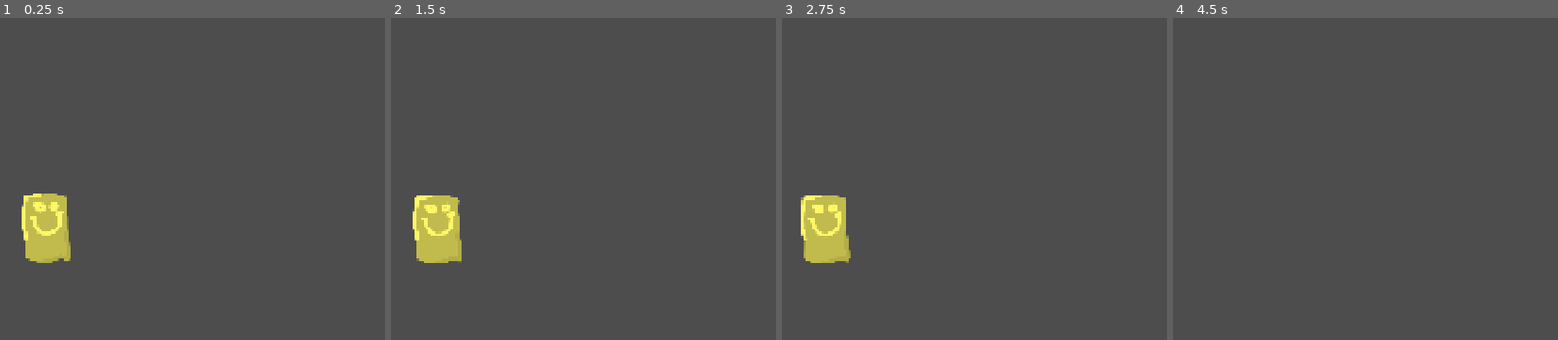
Above: before the commit, frames 1-4 (left to right).
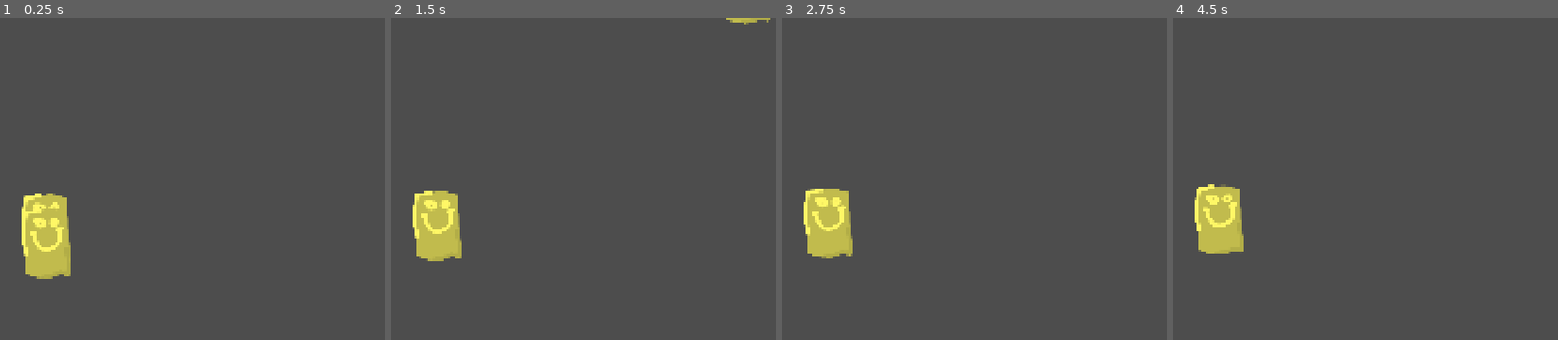
Above: after the commit, the same moments.

Repository: ParadoxicXenos/haven-game-wlg
Game: Godot game, scene res://Scenes/levels.tscn
Two runs of this game, one before a commit and one after it. Both use one fixed random seed, a clock stepped at 60 frames per second and the inputs below.
Inputs (mouse positions are in pixels of both pictures, inside the frame that each line leads up to):
- Up to frame 1 (0.25 s): no input
- Up to frame 2 (1.5 s): move the mouse to (602, 207) at 0.52 s; hold Right (right) 0.53-1.28 s; tap Space (space, bound only after the commit) at 0.6 s; move the mouse to (outside the picture) at 1.27 s; hold Left (left) from 1.28 s (still down); click (outside the picture) at 1.35 s
- Up to frame 3 (2.75 s): tap Space (space, bound only after the commit) at 1.55, 2.1 s; move the mouse to (905, 137) at 2.02 s; release Left (left) at 2.03 s; hold Right (right) from 2.03 s (still down)
- Up to frame 4 (4.5 s): move the mouse to (1180, 314) at 2.77 s; release Right (right) at 2.78 s; hold Up (up) 2.78-3.53 s; tap Space (space, bound only after the commit) at 2.85, 3.8, 4.35 s; move the mouse to (1446, 291) at 3.52 s; press the mouse at (1446, 291) at 3.53 s; hold Left (left) from 3.53 s (still down); move the mouse to (outside the picture) at 4.27 s; release the mouse at (outside the picture) at 4.28 s

The runs differ from the first frame. In frame 1, 1.3% of the frame differs, in the area x 5-19%, y 54-82%; in frame 2, 0.9%; in frame 3, 1.5%; in frame 4, 2.4%, in the area x 5-19%, y 51-74%.
Error after the commit: Invalid access to property or key 'process_mode' on a base object of type 'Nil'. (res://Scenes/actual_palyer.gd:12)

Commit message:
push push

Diff:
--- /dev/null
+++ b/game/Scenes/actual_palyer.gd
@@ -0,0 +1,18 @@
+extends Node2D
+
+@export var characterbod: CharacterBody2D
+@export var regidbod: RigidBody2D
+
+var player_node: Node2D
+func _on_ready():
+	player_node = characterbod
+func _input(event):
+
+	if Input.is_action_just_pressed("space"):
+		player_node.process_mode == Node.PROCESS_MODE_DISABLED
+		player_node.hide()
+
+		player_node = regidbod if player_node == characterbod else characterbod
+
+		player_node.show()
+		player_node.process_mode = Node.PROCESS_MODE_INHERIT
--- a/game/Scenes/levels.tscn
+++ b/game/Scenes/levels.tscn
@@ -2,17 +2,12 @@
 
 [ext_resource type="PackedScene" uid="uid://b0edelq78t3rx" path="res://Scenes/player.tscn" id="1_yh33m"]
 [ext_resource type="PackedScene" uid="uid://c5ir2p247yl0x" path="res://Scenes/platform.tscn" id="2_xgx5e"]
-
-[sub_resource type="PhysicsMaterial" id="PhysicsMaterial_g4v7s"]
 
 [node name="Levels" type="Node2D" unique_id=1159028874]
 
 [node name="Player" parent="." unique_id=591414065 instance=ExtResource("1_yh33m")]
 position = Vector2(963, 539)
 
-[node name="StaticBody2D" type="StaticBody2D" parent="." unique_id=1104524643]
-physics_material_override = SubResource("PhysicsMaterial_g4v7s")
-
 [node name="Platform2" parent="." unique_id=713844301 instance=ExtResource("2_xgx5e")]
 position = Vector2(990, 1082)
 hwr = Vector3(4000, 10, 0)
--- a/game/Scenes/player.tscn
+++ b/game/Scenes/player.tscn
@@ -1,17 +1,42 @@
 [gd_scene format=3 uid="uid://b0edelq78t3rx"]
 
+[ext_resource type="Script" uid="uid://decymdlh5nn0y" path="res://Scenes/actual_palyer.gd" id="1_6t5aa"]
 [ext_resource type="Script" uid="uid://c20vvxbdtv7xw" path="res://Scripts/player.gd" id="1_bo1nx"]
 [ext_resource type="Texture2D" uid="uid://c1jknxfhp6j6j" path="res://Art/The Great Guy.svg" id="2_8gbba"]
 [ext_resource type="PackedScene" uid="uid://bhxocmkqydnbo" path="res://Scenes/arrow.tscn" id="3_6t5aa"]
+
+[sub_resource type="PhysicsMaterial" id="PhysicsMaterial_g4v7s"]
+bounce = 1.0
+
+[sub_resource type="CircleShape2D" id="CircleShape2D_g4v7s"]
+radius = 68.06615
 
 [sub_resource type="CapsuleShape2D" id="CapsuleShape2D_xgx5e"]
 radius = 67.0
 height = 178.0
 
-[sub_resource type="CircleShape2D" id="CircleShape2D_g4v7s"]
-radius = 67.0
+[node name="Player" type="Node2D" unique_id=591414065 node_paths=PackedStringArray("characterbod", "regidbod")]
+script = ExtResource("1_6t5aa")
+characterbod = NodePath("CharacterBody2D")
+regidbod = NodePath("RigidBody2D")
 
-[node name="Player" type="Node2D" unique_id=591414065]
+[node name="RigidBody2D" type="RigidBody2D" parent="." unique_id=521229892]
+physics_material_override = SubResource("PhysicsMaterial_g4v7s")
+
+[node name="arrow" parent="RigidBody2D" unique_id=1599074295 node_paths=PackedStringArray("parent", "charBody") instance=ExtResource("3_6t5aa")]
+parent = NodePath("../..")
+charBody = NodePath("../../CharacterBody2D")
+
+[node name="Sprite2D" type="Sprite2D" parent="RigidBody2D" unique_id=1939305224]
+texture = ExtResource("2_8gbba")
+
+[node name="Camera2D" type="Camera2D" parent="RigidBody2D" unique_id=1906680485]
+position_smoothing_enabled = true
+position_smoothing_speed = 100.0
+
+[node name="CollisionShape2D" type="CollisionShape2D" parent="RigidBody2D" unique_id=210566860]
+shape = SubResource("CircleShape2D_g4v7s")
+disabled = true
 
 [node name="CharacterBody2D" type="CharacterBody2D" parent="." unique_id=837976391]
 script = ExtResource("1_bo1nx")
@@ -19,18 +44,13 @@
 [node name="CollisionShape2D" type="CollisionShape2D" parent="CharacterBody2D" unique_id=897094923]
 shape = SubResource("CapsuleShape2D_xgx5e")
 
-[node name="Sprite2D" type="Sprite2D" parent="CharacterBody2D" unique_id=1939305224]
-texture = ExtResource("2_8gbba")
-
-[node name="arrow" parent="CharacterBody2D" unique_id=1599074295 node_paths=PackedStringArray("parent", "charBody") instance=ExtResource("3_6t5aa")]
+[node name="arrow" parent="CharacterBody2D" unique_id=775735066 node_paths=PackedStringArray("parent", "charBody") instance=ExtResource("3_6t5aa")]
 parent = NodePath("../..")
 charBody = NodePath("..")
 
-[node name="Camera2D" type="Camera2D" parent="CharacterBody2D" unique_id=1906680485]
+[node name="Sprite2D" type="Sprite2D" parent="CharacterBody2D" unique_id=152407238]
+texture = ExtResource("2_8gbba")
+
+[node name="Camera2D" type="Camera2D" parent="CharacterBody2D" unique_id=2058571565]
 position_smoothing_enabled = true
 position_smoothing_speed = 100.0
-
-[node name="RigidBody2D" type="RigidBody2D" parent="." unique_id=2096344584]
-
-[node name="CollisionShape2D" type="CollisionShape2D" parent="RigidBody2D" unique_id=1576708589]
-shape = SubResource("CircleShape2D_g4v7s")
--- a/game/Scripts/arrow.gd
+++ b/game/Scripts/arrow.gd
@@ -15,10 +15,8 @@
 
 # Called every frame. 'delta' is the elapsed time since the previous frame.
 func _process(delta: float) -> void:
-	if charBody.slinging:
-		charBody.visible = false
+	playerPos = charBody.global_position
 
-	playerPos = charBody.global_position
 	if charBody.canSling:
 		if Input.is_action_just_pressed("click"):
 			OGmousePos = get_global_mouse_position()
--- /dev/null
+++ b/game/Scripts/ball.gd
@@ -0,0 +1,19 @@
+extends RigidBody2D
+
+var slinging = false
+# Called when the node enters the scene tree for the first time.
+func _ready() -> void:
+	pass # Replace with function body.
+
+
+# Called every frame. 'delta' is the elapsed time since the previous frame.
+func _process(delta: float) -> void:
+	if slinging == true:
+		visible = true
+		$CollisionShape2D.disabled = false
+	elif slinging == false:
+		visible = false
+		$CollisionShape2D.disabled = true
+
+func _on_body_entered(body: Node) -> void:
+	slinging = false
--- a/game/Scripts/player.gd
+++ b/game/Scripts/player.gd
@@ -1,4 +1,5 @@
 extends CharacterBody2D
+##CHARACTER BODY IS 0, and rigidbody =1
 var canSling = true
 var canMove = true
 const SPEED = 160.0
@@ -8,12 +9,11 @@
 var xSpeed = 0
 var arrowSpeed : Vector2
 var slinging = false
+
 func _on_ready():
-	$"../RigidBody2D".visible= false
-	$"../RigidBody2D.CollisionShape2D".disabled= true
+	visible = true
 
 func _physics_process(delta: float) -> void:
-	# Add the gravity.
 	if not is_on_floor():
 		velocity += Vector2(0, GRAVITY) * delta
 	# Handle jump.
@@ -22,17 +22,23 @@
 
 	# Get the input direction and handle the movement/deceleration.
 	var direction := Input.get_axis("left", "right")
+
 	if direction:
 		xSpeed += direction * SPEED
+
 	if !slinging:
 		xSpeed *= 0.9
+
 	if is_on_floor():
 		canSling=true
 		slinging = false
+
 	if arrowSpeed != Vector2(0,0):
 		xSpeed = arrowSpeed.x * FLYMULT
 		velocity.y = arrowSpeed.y * FLYMULT
+
 	velocity.x = move_toward(xSpeed, 0, SPEED)
 	arrowSpeed = Vector2(0,0)
+
 	if canMove:
 		move_and_slide()
--- /dev/null
+++ b/game/Scripts/rigid_body_2d.gd
@@ -0,0 +1,10 @@
+extends RigidBody2D
+var leader = 0
+
+# Called when the node enters the scene tree for the first time.
+func _ready() -> void:
+	pass # Replace with function body.
+
+
+# Called every frame. 'delta' is the elapsed time since the previous frame.
+func _process(delta: float) -> void:
--- a/game/project.godot
+++ b/game/project.godot
@@ -60,6 +60,11 @@
 "events": [Object(InputEventMouseButton,"resource_local_to_scene":false,"resource_name":"","device":-1,"window_id":0,"a …(258 unchanged characters)…
 ]
 }
+space={
+"deadzone": 0.2,
+"events": [Object(InputEventKey,"resource_local_to_scene":false,"resource_name":"","device":-1,"window_id":0,"alt_pressed":false,"shift_pressed":false,"ctrl_pressed":false,"meta_pressed":false,"pressed":false,"keycode":0,"physical_keycode":32,"key_label":0,"unicode":32,"location":0,"echo":false,"script":null)
+]
+}
 
 [physics]
 
Not shown, added: game/Scenes/actual_palyer.gd.uid
Not shown, added: game/Scripts/ball.gd.uid
Not shown, added: game/Scripts/rigid_body_2d.gd.uid
